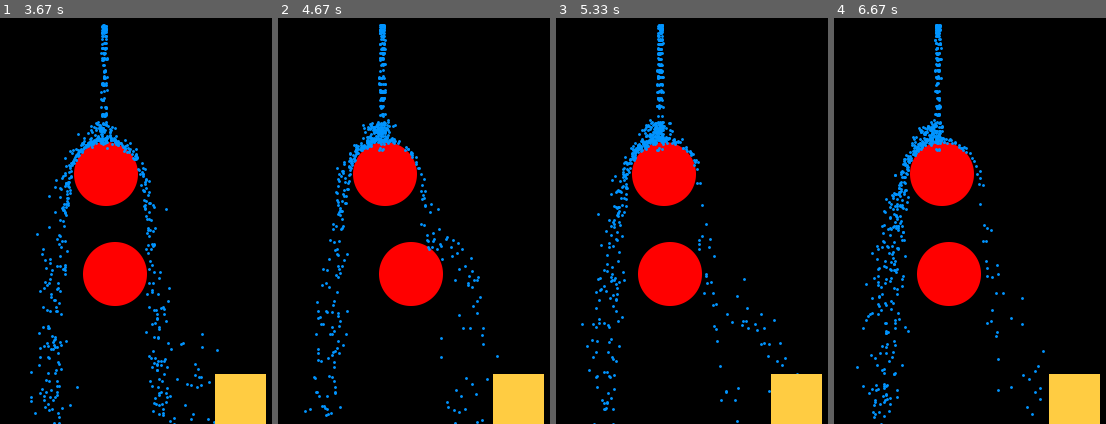
Above: before the commit, frames 1-4 (left to right).
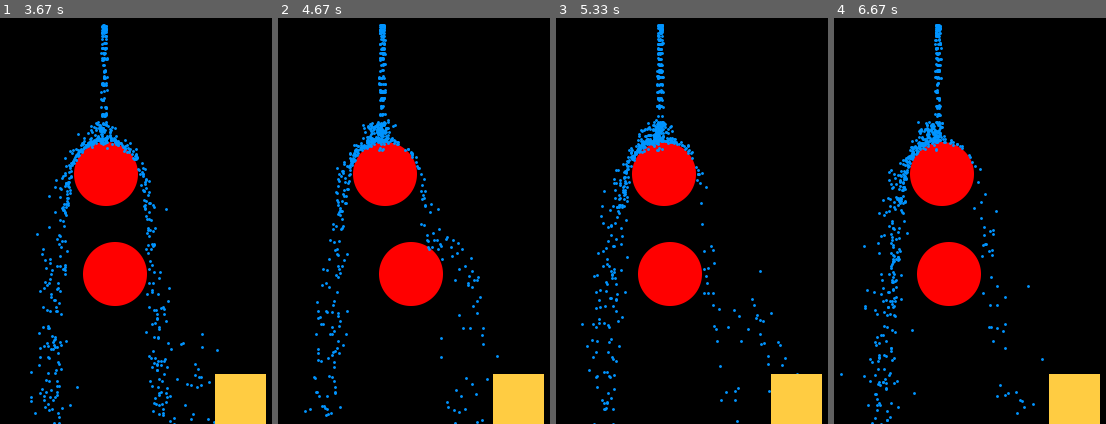
Above: after the commit, the same moments.

Repository: rkibria/Pygame-Community-Easter-Jam-2023
Game: pygame game, started from main.py
The game is run twice, just before and just after one commit, with the same random seed, the same clock (stepped at 60 frames per second) and the same inputs.
Inputs:
- Up to frame 1 (3.67 s): hold D 0.33-0.8 s; hold D 0.83-1.3 s; hold A 1.33-1.87 s; hold A 1.9-2.3 s; tap E at 2.05, 3.65 s; hold D 2.33-2.97 s; hold A 3-3.47 s; hold D from 3.5 s (still down)
- Up to frame 2 (4.67 s): release D at 3.97 s; hold D 4-4.47 s; hold A from 4.5 s (still down)
- Up to frame 3 (5.33 s): release A at 5.03 s; hold A from 5.07 s (still down); tap E at 5.22 s
- Up to frame 4 (6.67 s): release A at 5.47 s; hold D 5.5-6.13 s; hold A 6.17-6.63 s

Frame 1 is identical in both runs. In frame 2, 0.2% of the frame differs, in the area x 25-60%, y 5-58%; in frame 3, 2.1%; in frame 4, 3.8%, in the area x 2-78%, y 1-100%.

Commit message:
hit target

Diff:
--- a/main.py
+++ b/main.py
@@ -70,29 +70,36 @@
             p_1["velocity"].reflect_ip(p_1_to_2)
             p_1["velocity"] *= 0.5
 
-def animate_particles(particles, num_immobiles):
-    """Move all particles"""
+def animate_particles(game_state, num_immobiles):
+    """Move all particles and handle collisions"""
+    particles = game_state["particles"]
     for j in range(num_immobiles):
         immobile = particles[j]
         for i in range(num_immobiles, len(particles)):
-            p_1 = particles[i]
-            apply_gravity(p_1)
-            collide_particles(p_1, immobile)
-
-    for p_1 in particles:
-        v_1 = p_1["velocity"]
+            particle = particles[i]
+            apply_gravity(particle)
+            collide_particles(particle, immobile)
+
+    for particle in particles:
+        v_1 = particle["velocity"]
         if v_1.length_squared() > 0:
             v_1 = v_1.clamp_magnitude(25)
-        p_1["velocity"] *= 0.96
-        p_1["pos"] += v_1
-
-    # reset pos
-    for p_1 in particles:
-        pos = p_1["pos"]
+        particle["velocity"] *= 0.96
+        particle["pos"] += v_1
+
+    # Collisions
+    for particle in particles:
+        pos = particle["pos"]
+        # Outside screen
         if pos.y < 0 or pos.x < 0 or pos.x >= SCR_WIDTH:
-            # pos.update(SCR_WIDTH / 2 + random.randint(-2, 2), 400)
-            # p_1["velocity"].update(random.uniform(-0.1, 0.1), random.uniform(-0.1, 0.1))
-            p_1["enabled"] = False
+            particle["enabled"] = False
+            continue
+
+        for target in game_state["targets"]:
+            rect = target["rect"]
+            if pos.x >= rect[0] and pos.x <= rect[2] and pos.y >= rect[1] and pos.y <= rect[3]:
+                particle["enabled"] = False
+                continue
 
 def draw_particles(surface, particles):
     """Draw all enabled particles"""
@@ -175,7 +182,7 @@
     update_flow(game_state, 0)
 
     for i in range(len(game_state["particle_ranges"])):
-        animate_particles(particles, len(game_state["immobiles"]))
+        animate_particles(game_state, len(game_state["immobiles"]))
 
     draw_particles(surface, particles)
     draw_targets(surface, game_state)
